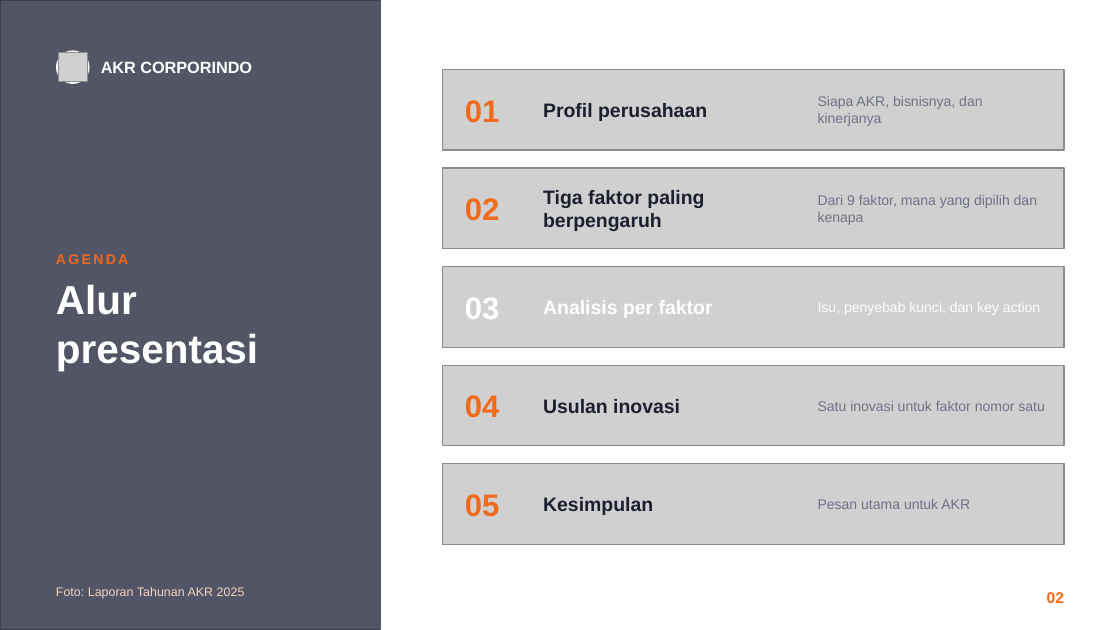
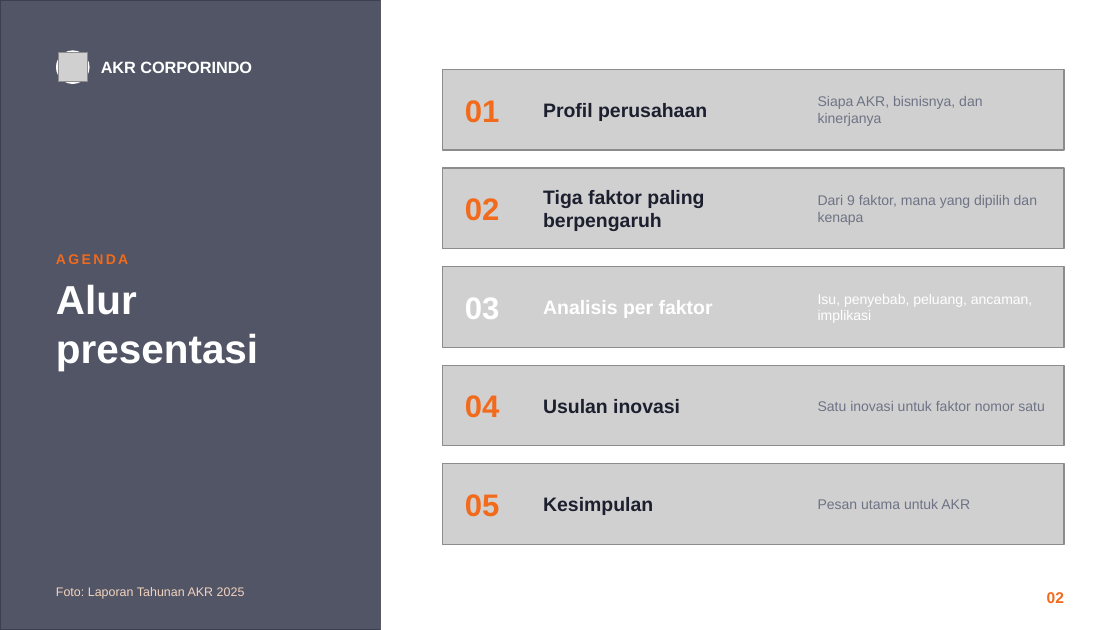
Before and after one commit to aslihabnuri/Dom-Manipulation, a slide deck: slide 2 of output-paper-GBE/Presentasi GBE - Aulia Sisca Rahmadiyanti - SEMBA 51A - PT AKR Corporindo Tbk.pptx. Drawn at 1120x630 pixels with LibreOffice and Linux fonts; fonts in the diff are those of the drawing; grey boxes stand for pictures; background and template pictures are left out. Boxes give left, top, right and bottom in pixels: in the first picture for what was removed or moved away, otherwise in the second. Text is boxed around its words. In the diff, an @@ line names an element or a change of style, - is before the commit and + after.

```diff
--- a/output-paper-GBE/Presentasi GBE - Aulia Sisca Rahmadiyanti - SEMBA 51A - PT AKR Corporindo Tbk.pptx
+++ b/output-paper-GBE/Presentasi GBE - Aulia Sisca Rahmadiyanti - SEMBA 51A - PT AKR Corporindo Tbk.pptx
@@ text at bbox=[818, 294, 1032, 320]: text changed @@
-Isu, penyebab kunci, dan key action
+Isu, penyebab, peluang, ancaman, implikasi
```
Also in this commit, not shown: 3 other slides changed, 1 slide added, 1 slide removed, 3 other files.
